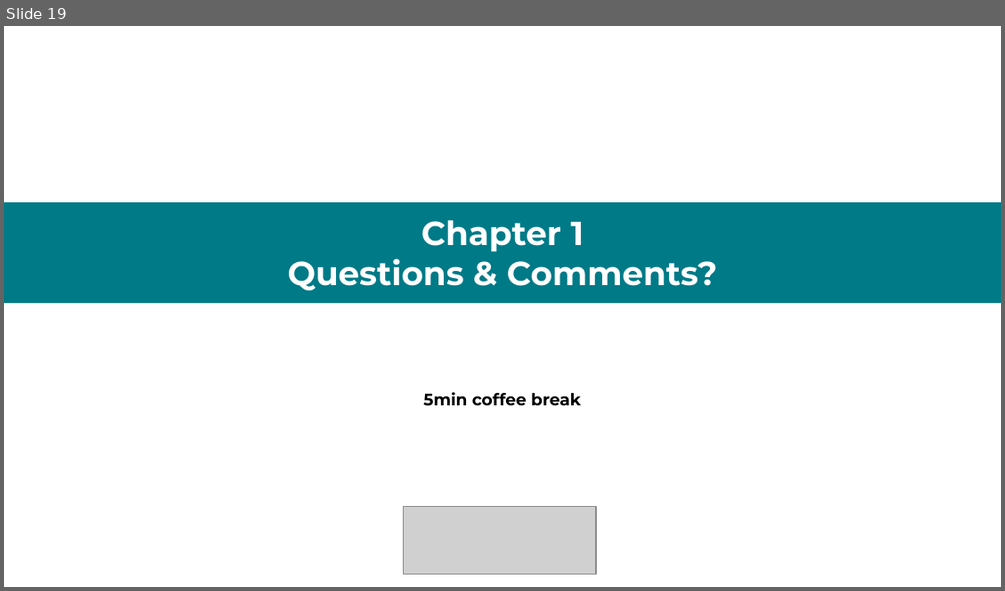
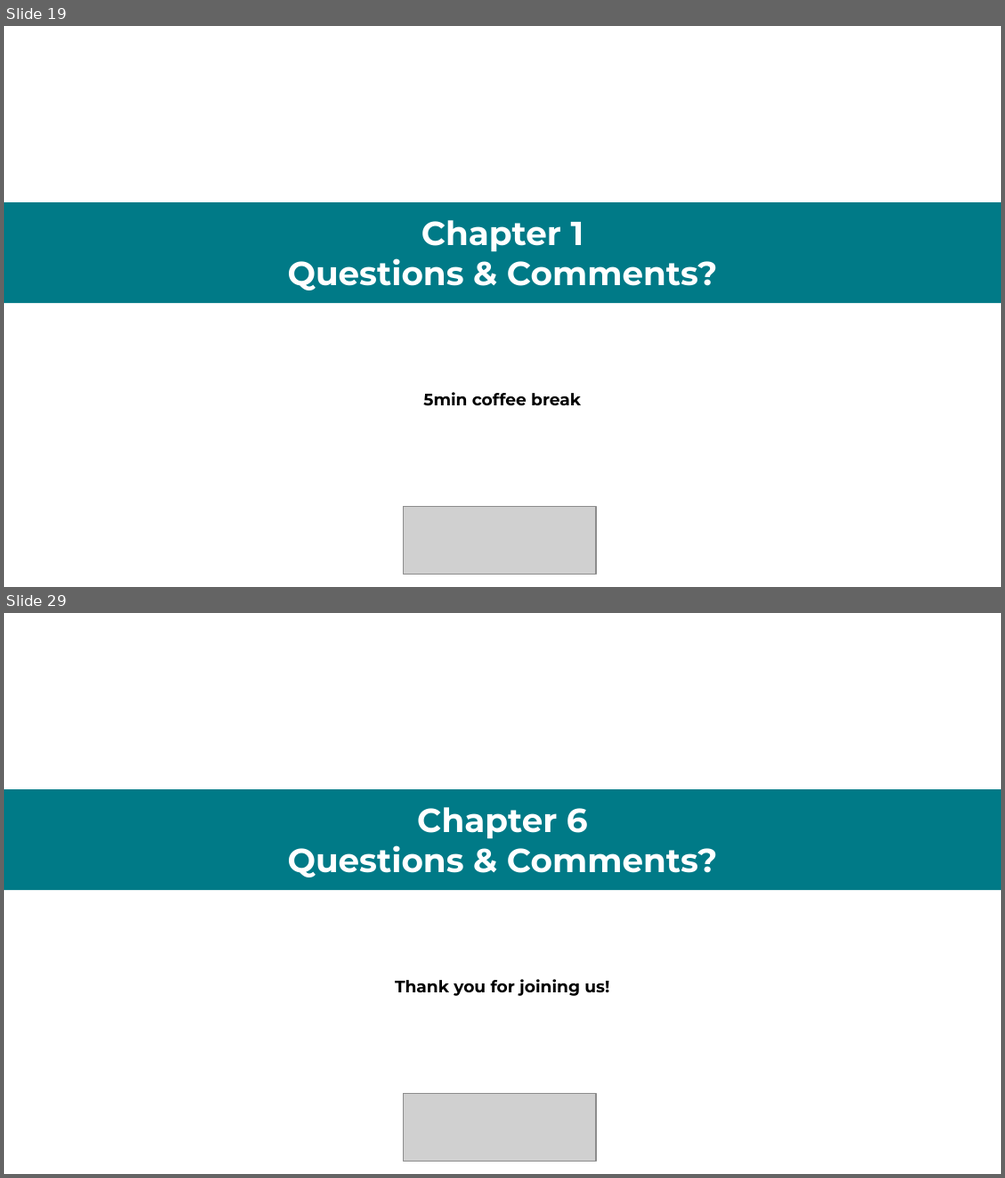
Before and after one commit to RGreinacher/python-workshop-gis-big-data, a slide deck: Slides.pptx. Shown one above the other, each under a label of ours: slide 19 before the commit, slides 19 and 29 after it; the slides between them are not shown. The pictures are 1005x591 and 1005x1178 pixels, drawn with LibreOffice and Linux fonts; fonts in the diff are those of the drawing; grey boxes stand for pictures. Boxes give left, top, right and bottom in pixels: in the first picture for what was removed or moved away, otherwise in the second. Text is boxed around its words. In the diff, an @@ line names an element or a change of style, - is before the commit and + after.

Commit message:
added remaining chapters to slides

```diff
--- a/Slides.pptx
+++ b/Slides.pptx
@@ slide 29 added at box(4, 613, 1001, 1174), background #FFFFFF @@
@@ rectangle added at box(4, 789, 1001, 890), fill #007A87, 24 pt, text #FFFFFF, bold @@
+Chapter 6
+Questions & Comments?
@@ text added at box(395, 979, 609, 996), 12 pt, text #000000, bold @@
+Thank you for joining us!
@@ picture added at box(404, 1094, 596, 1161) @@
```
Also in this commit, not shown: 9 other slides added, 2 other files.
